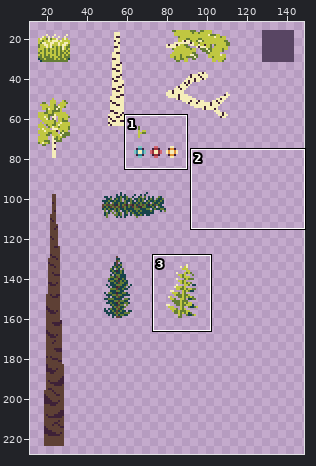
File history of a pixel-art file, art/foliage/foliage.aseprite. Above: a wide view before the commit, with the close-up outlined.
Close-up. Before the commit:
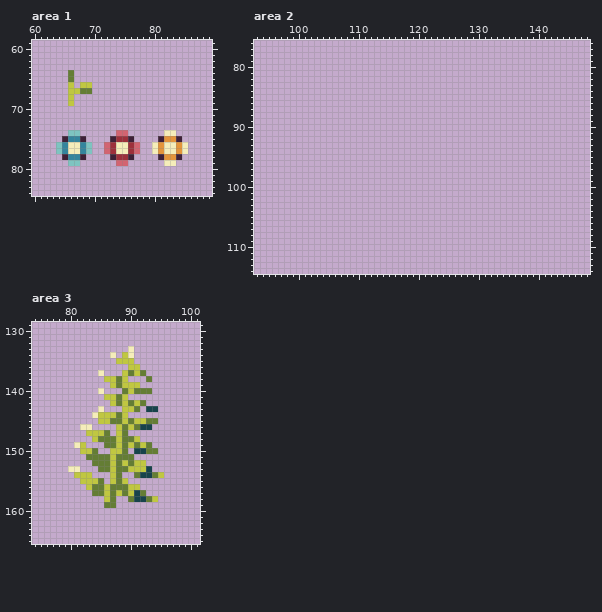
1024x1024 pixels, 1 frame. Shown: area 1: x 60..89, y 59..84; area 2: x 93..148, y 76..114; area 3: x 74..101, y 129..165. The wide view leaves out empty margins.
The result:
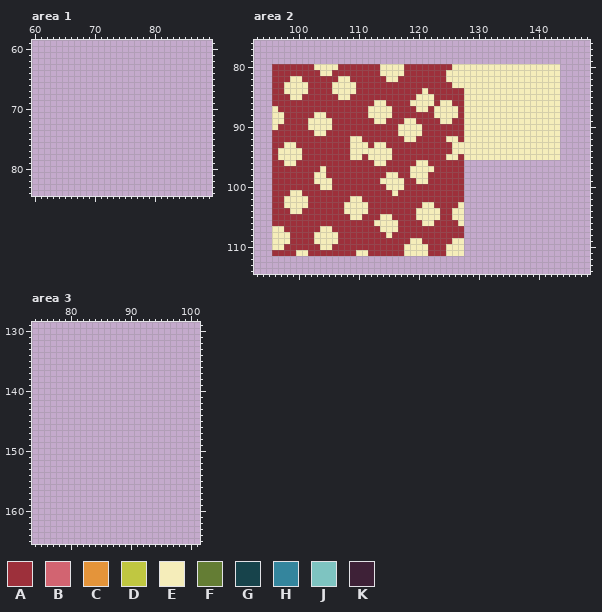
Palette (. is transparent): A #9d303b  B #d26471  C #e4943a  D #c0c741  E #f5edba  F #647d34  G #17434b  H #34859d  J #7ec4c1  K #3e2137
Edits made:
Changed rows in their new state; - is an unchanged pixel.
Area 1:
first column x 66:
64 .---
65 .---
66 .-..
67 ....
68 .---
69 .---
first column x 64:
74 --..------..------..--
75 -....----....----....-
76 ......--......--......
77 ......--......--......
78 -....----....----....-
79 --..------..------..--
Area 2:
first column x 96:
 80 AAAAAAAEEEEAAAAAAAEEEEAAAAAAAAEEEEEEEEEEEEEEEEEE
 81 AAAAAAAAEEAAAAAAAAEEEEAAAAAAAEEEEEEEEEEEEEEEEEEE
 82 AAAEEAAAAAAEEAAAAAAEEAAAAAAAAEEEEEEEEEEEEEEEEEEE
 83 AAEEEEAAAAEEEEAAAAAAAAAAAAAAAAEEEEEEEEEEEEEEEEEE
 84 AAEEEEAAAAEEEEAAAAAAAAAAAEAAAAAAEEEEEEEEEEEEEEEE
 85 AAAEEAAAAAAEEAAAAAAAAAAAEEEAAAAAEEEEEEEEEEEEEEEE
 86 AAAAAAAAAAAAAAAAAEEAAAAEEEEAEEAAEEEEEEEEEEEEEEEE
 87 EAAAAAAAAAAAAAAAEEEEAAAAEEAEEEEAEEEEEEEEEEEEEEEE
 88 EEAAAAAEEAAAAAAAEEEEAAAAAAAEEEEAEEEEEEEEEEEEEEEE
 89 EEAAAAEEEEAAAAAAAEEAAAEEAAAAEEAAEEEEEEEEEEEEEEEE
 90 EAAAAAEEEEAAAAAAAAAAAEEEEAAAAAAAEEEEEEEEEEEEEEEE
 91 AAAAAAAEEAAAAAAAAAAAAEEEEAAAAAAAEEEEEEEEEEEEEEEE
 92 AAAAAAAAAAAAAEEAAAAAAAEEAAAAAEEAEEEEEEEEEEEEEEEE
 93 AAEEAAAAAAAAAEEEAEEAAAAAAAAAAAEEEEEEEEEEEEEEEEEE
 94 AEEEEAAAAAAAAEEEEEEEAAAAAAAAAAEEEEEEEEEEEEEEEEEE
 95 AEEEEAAAAAAAAEEAEEEEAAAAAAAAAEEAEEEEEEEEEEEEEEEE
 96 AAEEAAAAAAAAAAAAAEEAAAAAEEAAAAAA----------------
 97 AAAAAAAAEAAAAAAAAAAAAAAEEEEAAAAA----------------
 98 AAAAAAAEEAAAAAAAAAAEEAAEEEAAAAAA----------------
 99 AAAAAAAEEEAAAAAAAAEEEEAAEEAAAAAA----------------
100 AAAAAAAAEEAAAAAAAAAEEEAAAAAAAAAA----------------
101 AAAEEAAAAAAAAAAAAAAAEAAAAAAAAAAA----------------
102 AAEEEEAAAAAAAEEAAAAAAAAAAAAAAAAA----------------
103 AAEEEEAAAAAAEEEEAAAAAAAAAEEAAAAE----------------
104 AAAEEAAAAAAAEEEEAAAAAAAAEEEEAAEE----------------
105 AAAAAAAAAAAAAEEAAAEEAAAAEEEEAAEE----------------
106 AAAAAAAAAAAAAAAAAEEEEAAAAEEAAAAE----------------
107 EEAAAAAAEEAAAAAAAAEEEAAAAAAAAAAA----------------
108 EEEAAAAEEEEAAAAAAAAEAAAAAAAAAAAA----------------
109 EEEAAAAEEEEAAAAAAAAAAAAEEAAAAAEE----------------
110 EEAAAAAAEEAAAAAAAAAAAAEEEEAAAEEE----------------
111 AAAAEEAAAAAAAAEEAAAAAAEEEEAAAEEE----------------
Area 3:
first column x 80:
133 ----------.-----
134 -------.-..-----
135 --------...-----
136 ----------..----
137 -----.---....---
138 ------....---.--
139 -------.....----
140 -----.---.....--
141 ------....------
142 -------......---
143 -----.---...-..-
144 ----......------
145 -----..........-
146 --..----......--
147 ---....-..------
148 ----........----
149 -..---........--
150 --...--...-....-
151 ---........-----
152 ----.........---
153 ..---.........--
154 -...---..--.....
155 --....-...------
156 ---.........----
157 ----.........---
158 ------..--.....-
159 ------..--------
Changed places in both close-ups, as pixel boxes (x1, y1, x2, y2):
erased: (68, 70, 92, 106)
erased: (56, 130, 188, 166)
added: (272, 64, 560, 256)
erased: (68, 346, 164, 508)
